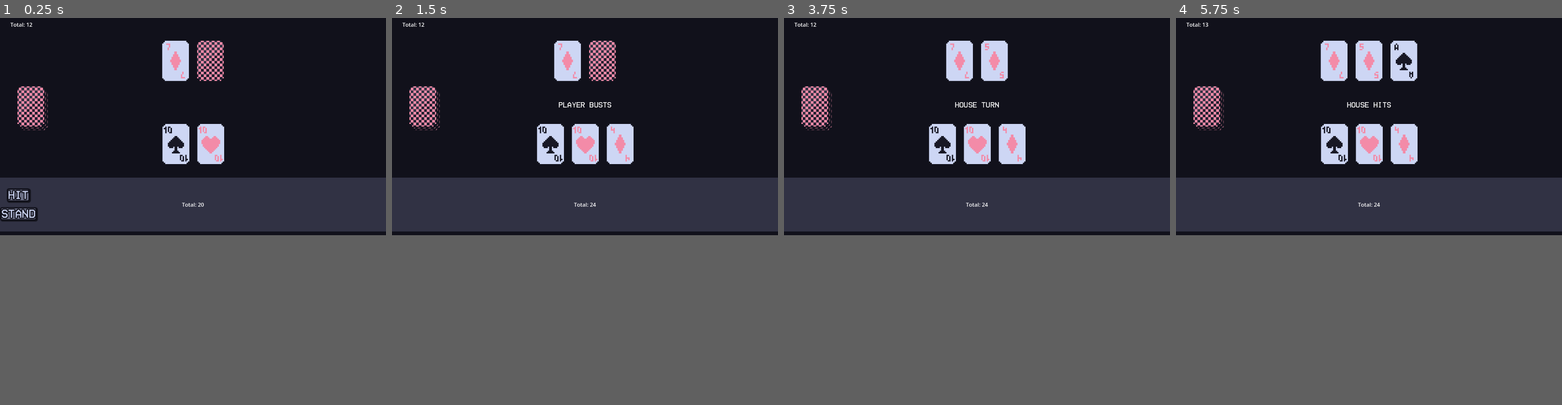
Above: before the commit, frames 1-4 (left to right).
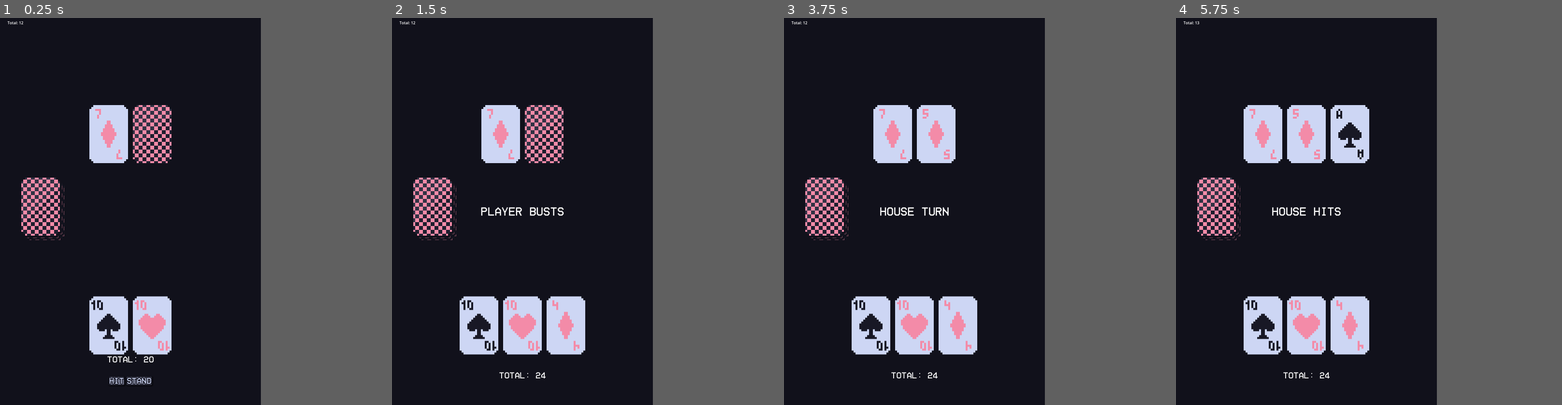
Above: after the commit, the same moments.

Repository: Virkkunen/twentyone
Game: Godot game, scene res://scenes/game.tscn
Two runs of this game, one before a commit and one after it. Both use one fixed random seed, a clock stepped at 60 frames per second and the inputs below.
Inputs (mouse positions are in pixels of both pictures, inside the frame that each line leads up to):
- Up to frame 1 (0.25 s): no input
- Up to frame 2 (1.5 s): click "HIT" at 0.5 s; tap Enter at 1.25 s; move the mouse to (669, 114) at 1.27 s; click (669, 114) at 1.42 s
- Up to frame 3 (3.75 s): tap Space at 2, 3.5 s; drag from (899, 137) to (957, 168) at 2.02 s; tap Enter at 2.75 s; move the mouse to (1015, 79) at 2.77 s; click (1015, 79) at 2.92 s; drag from (957, 168) to (861, 95) at 3.52 s
- Up to frame 4 (5.75 s): tap Enter at 4.25 s; move the mouse to (1484, 157) at 4.27 s; click (1484, 157) at 4.42 s; tap Space at 5 s; drag from (1253, 95) to (1311, 72) at 5.02 s
In our replay, the window is 799x449 before the commit and 540x800 after it. These sizes can differ from the game's own. Grey fills any space a smaller window leaves; there, only what the larger window draws over its background counts as a difference.

The runs differ from the first frame. In frame 1, 22% of the frame differs, in the area x 0-100%, y 0-95%; in frame 2, 24%; in frame 3, 24%; in frame 4, 25%, in the area x 0-100%, y 0-94%.

Commit message:
initial ui changes

Diff:
--- a/project.godot
+++ b/project.godot
@@ -22,6 +22,9 @@
 
 [display]
 
+window/size/viewport_width=1080
+window/size/viewport_height=1920
+window/handheld/orientation=1
 window/vsync/vsync_mode=0
 
 [editor]
--- a/scenes/game.tscn
+++ b/scenes/game.tscn
@@ -7,7 +7,6 @@
 [ext_resource type="Script" path="res://scripts/house.gd" id="4_ehm00"]
 [ext_resource type="Texture2D" uid="uid://bnppqr10u8qm2" path="res://assets/cards/card_back.png" id="5_mxl7a"]
 [ext_resource type="Script" path="res://scripts/hud.gd" id="5_ofnyn"]
-[ext_resource type="Texture2D" uid="uid://bqr2a07uexocc" path="res://assets/ui/bottom.png" id="6_d38uf"]
 
 [sub_resource type="StyleBoxFlat" id="StyleBoxFlat_pl2hf"]
 bg_color = Color(0.498039, 0.517647, 0.611765, 1)
@@ -71,6 +70,135 @@
 [node name="Game" type="Node2D"]
 script = ExtResource("1_cd4p2")
 
+[node name="Deck" type="Node2D" parent="."]
+script = ExtResource("2_qfe0i")
+
+[node name="CanvasLayer" type="CanvasLayer" parent="Deck"]
+
+[node name="Control" type="Control" parent="Deck/CanvasLayer"]
+layout_mode = 3
+anchors_preset = 15
+anchor_right = 1.0
+anchor_bottom = 1.0
+grow_horizontal = 2
+grow_vertical = 2
+
+[node name="CenterContainer" type="CenterContainer" parent="Deck/CanvasLayer/Control"]
+layout_mode = 1
+anchors_preset = 4
+anchor_top = 0.5
+anchor_bottom = 0.5
+offset_left = 168.0
+offset_top = -20.0
+offset_right = 208.0
+offset_bottom = 20.0
+grow_vertical = 2
+
+[node name="CanvasGroup" type="CanvasGroup" parent="Deck/CanvasLayer/Control/CenterContainer"]
+
+[node name="TextureRect3" type="TextureRect" parent="Deck/CanvasLayer/Control/CenterContainer/CanvasGroup"]
+custom_minimum_size = Vector2(176, 256)
+anchors_preset = 8
+anchor_left = 0.5
+anchor_top = 0.5
+anchor_right = 0.5
+anchor_bottom = 0.5
+offset_left = -70.0
+offset_top = -110.0
+offset_right = 106.0
+offset_bottom = 146.0
+grow_horizontal = 2
+grow_vertical = 2
+texture = ExtResource("5_mxl7a")
+expand_mode = 1
+
+[node name="TextureRect2" type="TextureRect" parent="Deck/CanvasLayer/Control/CenterContainer/CanvasGroup"]
+custom_minimum_size = Vector2(176, 256)
+anchors_preset = 8
+anchor_left = 0.5
+anchor_top = 0.5
+anchor_right = 0.5
+anchor_bottom = 0.5
+offset_left = -79.0
+offset_top = -119.0
+offset_right = 97.0
+offset_bottom = 137.0
+grow_horizontal = 2
+grow_vertical = 2
+texture = ExtResource("5_mxl7a")
+expand_mode = 1
+
+[node name="TextureRect" type="TextureRect" parent="Deck/CanvasLayer/Control/CenterContainer/CanvasGroup"]
+custom_minimum_size = Vector2(176, 256)
+anchors_preset = 8
+anchor_left = 0.5
+anchor_top = 0.5
+anchor_right = 0.5
+anchor_bottom = 0.5
+offset_left = -11.0
+offset_top = -16.0
+offset_right = 11.0
+offset_bottom = 16.0
+grow_horizontal = 2
+grow_vertical = 2
+texture = ExtResource("5_mxl7a")
+expand_mode = 1
+
+[node name="Player" type="Node2D" parent="."]
+script = ExtResource("3_d633v")
+
+[node name="CanvasLayer" type="CanvasLayer" parent="Player"]
+
+[node name="Control" type="Control" parent="Player/CanvasLayer"]
+layout_mode = 3
+anchors_preset = 15
+anchor_right = 1.0
+anchor_bottom = 1.0
+grow_horizontal = 2
+grow_vertical = 2
+size_flags_horizontal = 3
+size_flags_vertical = 6
+
+[node name="CenterContainer" type="CenterContainer" parent="Player/CanvasLayer/Control"]
+custom_minimum_size = Vector2(22, 32)
+layout_mode = 1
+anchors_preset = 14
+anchor_top = 0.5
+anchor_right = 1.0
+anchor_bottom = 0.5
+offset_top = -16.0
+offset_bottom = 959.0
+grow_horizontal = 2
+grow_vertical = 2
+
+[node name="HBoxContainer" type="HBoxContainer" parent="Player/CanvasLayer/Control/CenterContainer"]
+custom_minimum_size = Vector2(22, 32)
+layout_mode = 2
+alignment = 1
+
+[node name="House" type="Node2D" parent="."]
+script = ExtResource("4_ehm00")
+
+[node name="CanvasLayer" type="CanvasLayer" parent="House"]
+
+[node name="Control" type="Control" parent="House/CanvasLayer"]
+layout_mode = 3
+anchors_preset = 15
+anchor_right = 1.0
+anchor_bottom = 1.0
+grow_horizontal = 2
+grow_vertical = 2
+
+[node name="CenterContainer" type="CenterContainer" parent="House/CanvasLayer/Control"]
+layout_mode = 2
+offset_right = 1080.0
+offset_bottom = 960.0
+grow_horizontal = 2
+
+[node name="HBoxContainer" type="HBoxContainer" parent="House/CanvasLayer/Control/CenterContainer"]
+layout_mode = 2
+alignment = 1
+
 [node name="HUD" type="CanvasGroup" parent="."]
 script = ExtResource("5_ofnyn")
 
@@ -84,21 +212,6 @@
 grow_horizontal = 2
 grow_vertical = 2
 
-[node name="NinePatchRect" type="NinePatchRect" parent="HUD/CanvasLayer/Control"]
-layout_mode = 1
-anchors_preset = 7
-anchor_left = 0.5
-anchor_top = 1.0
-anchor_right = 0.5
-anchor_bottom = 1.0
-offset_left = -576.0
-offset_top = -183.0
-offset_right = 576.0
-grow_horizontal = 2
-grow_vertical = 0
-texture = ExtResource("6_d38uf")
-region_rect = Rect2(4.42827, 0, 22.7515, 32)
-
 [node name="MarginContainer" type="MarginContainer" parent="HUD/CanvasLayer/Control"]
 layout_mode = 1
 anchors_preset = 8
@@ -107,13 +220,14 @@
 anchor_right = 0.5
 anchor_bottom = 0.5
 offset_left = -20.0
-offset_top = -84.0
+offset_top = -20.0
 offset_right = 20.0
-offset_bottom = -44.0
+offset_bottom = 20.0
 grow_horizontal = 2
 grow_vertical = 2
 
 [node name="InfoLabel" type="Label" parent="HUD/CanvasLayer/Control/MarginContainer"]
+z_index = 10
 layout_mode = 2
 theme_override_colors/font_shadow_color = Color(0, 0, 0, 0.313726)
 theme_override_colors/font_outline_color = Color(0.0666667, 0.0666667, 0.105882, 1)
@@ -122,7 +236,7 @@
 theme_override_constants/outline_size = 6
 theme_override_constants/shadow_outline_size = 2
 theme_override_fonts/font = ExtResource("4_1romf")
-theme_override_font_sizes/font_size = 22
+theme_override_font_sizes/font_size = 48
 
 [node name="HouseCanvas" type="CanvasLayer" parent="HUD"]
 
@@ -168,159 +282,47 @@
 
 [node name="PlayerHUD" type="MarginContainer" parent="HUD/PlayerCanvas/Control"]
 layout_mode = 1
-anchors_preset = 7
-anchor_left = 0.5
+anchors_preset = 12
 anchor_top = 1.0
-anchor_right = 0.5
-anchor_bottom = 1.0
-offset_left = -576.0
-offset_top = -171.0
-offset_right = 576.0
-offset_bottom = -12.0
+anchor_right = 1.0
+anchor_bottom = 1.0
+offset_top = -96.0
 grow_horizontal = 2
 grow_vertical = 0
-
-[node name="Total" type="Label" parent="HUD/PlayerCanvas/Control/PlayerHUD"]
-layout_mode = 2
+theme_override_constants/margin_left = 50
+theme_override_constants/margin_top = 50
+theme_override_constants/margin_right = 50
+theme_override_constants/margin_bottom = 80
+
+[node name="VBoxContainer" type="VBoxContainer" parent="HUD/PlayerCanvas/Control/PlayerHUD"]
+layout_mode = 2
+theme_override_constants/separation = 26
+alignment = 1
+
+[node name="Total" type="Label" parent="HUD/PlayerCanvas/Control/PlayerHUD/VBoxContainer"]
+layout_mode = 2
+theme_override_fonts/font = ExtResource("4_1romf")
+theme_override_font_sizes/font_size = 36
 text = "Total: 21"
 horizontal_alignment = 1
 vertical_alignment = 1
 metadata/_edit_use_anchors_ = true
 
-[node name="Buttons" type="FlowContainer" parent="HUD/PlayerCanvas/Control/PlayerHUD"]
+[node name="ButtonsConditional" type="HBoxContainer" parent="HUD/PlayerCanvas/Control/PlayerHUD/VBoxContainer"]
+layout_mode = 2
+
+[node name="Buttons" type="HBoxContainer" parent="HUD/PlayerCanvas/Control/PlayerHUD/VBoxContainer"]
 z_index = 6
 layout_mode = 2
-size_flags_horizontal = 0
-size_flags_vertical = 4
-theme_override_constants/h_separation = 32
-theme_override_constants/v_separation = 16
+size_flags_vertical = 3
 alignment = 1
-last_wrap_alignment = 2
-
-[node name="ButtonHit" type="Button" parent="HUD/PlayerCanvas/Control/PlayerHUD/Buttons"]
+
+[node name="ButtonHit" type="Button" parent="HUD/PlayerCanvas/Control/PlayerHUD/VBoxContainer/Buttons"]
 layout_mode = 2
 theme = SubResource("Theme_uaoyn")
 text = "HIT"
 
-[node name="ButtonStand" type="Button" parent="HUD/PlayerCanvas/Control/PlayerHUD/Buttons"]
+[node name="ButtonStand" type="Button" parent="HUD/PlayerCanvas/Control/PlayerHUD/VBoxContainer/Buttons"]
 layout_mode = 2
 theme = SubResource("Theme_uaoyn")
 text = "Stand"
-
-[node name="Deck" type="Node2D" parent="."]
-script = ExtResource("2_qfe0i")
-
-[node name="CanvasLayer" type="CanvasLayer" parent="Deck"]
-
-[node name="Control" type="Control" parent="Deck/CanvasLayer"]
-layout_mode = 3
-anchors_preset = 15
-anchor_right = 1.0
-anchor_bottom = 1.0
-grow_horizontal = 2
-grow_vertical = 2
-
-[node name="TextureRect3" type="TextureRect" parent="Deck/CanvasLayer/Control"]
-layout_mode = 2
-offset_left = 58.0
-offset_top = 210.0
-offset_right = 80.0
-offset_bottom = 242.0
-scale = Vector2(4, 4)
-texture = ExtResource("5_mxl7a")
-
-[node name="TextureRect2" type="TextureRect" parent="Deck/CanvasLayer/Control"]
-layout_mode = 2
-offset_left = 53.0
-offset_top = 205.0
-offset_right = 75.0
-offset_bottom = 237.0
-scale = Vector2(4, 4)
-texture = ExtResource("5_mxl7a")
-
-[node name="TextureRect" type="TextureRect" parent="Deck/CanvasLayer/Control"]
-layout_mode = 2
-offset_left = 48.0
-offset_top = 200.0
-offset_right = 70.0
-offset_bottom = 232.0
-scale = Vector2(4, 4)
-texture = ExtResource("5_mxl7a")
-
-[node name="Player" type="Node2D" parent="."]
-script = ExtResource("3_d633v")
-
-[node name="CanvasLayer" type="CanvasLayer" parent="Player"]
-
-[node name="Control" type="Control" parent="Player/CanvasLayer"]
-layout_mode = 3
-anchors_preset = 7
-anchor_left = 0.5
-anchor_top = 1.0
-anchor_right = 0.5
-anchor_bottom = 1.0
-offset_left = 1.0
-offset_top = -92.0
-offset_right = 1.0
-offset_bottom = -92.0
-grow_horizontal = 2
-grow_vertical = 0
-size_flags_horizontal = 3
-size_flags_vertical = 6
-
-[node name="CenterContainer" type="CenterContainer" parent="Player/CanvasLayer/Control"]
-custom_minimum_size = Vector2(22, 32)
-layout_mode = 1
-anchors_preset = 8
-anchor_left = 0.5
-anchor_top = 0.5
-anchor_right = 0.5
-anchor_bottom = 0.5
-offset_left = -276.0
-offset_top = -244.0
-offset_right = -138.0
-offset_bottom = -212.0
-grow_horizontal = 2
-grow_vertical = 2
-scale = Vector2(4, 4)
-
-[node name="HBoxContainer" type="HBoxContainer" parent="Player/CanvasLayer/Control/CenterContainer"]
-custom_minimum_size = Vector2(22, 32)
-layout_mode = 2
-alignment = 1
-
-[node name="House" type="Node2D" parent="."]
-script = ExtResource("4_ehm00")
-
-[node name="CanvasLayer" type="CanvasLayer" parent="House"]
-
-[node name="Control" type="Control" parent="House/CanvasLayer"]
-layout_mode = 3
-anchors_preset = 8
-anchor_left = 0.5
-anchor_top = 0.5
-anchor_right = 0.5
-anchor_bottom = 0.5
-grow_horizontal = 2
-grow_vertical = 2
-size_flags_horizontal = 3
-
-[node name="CenterContainer" type="CenterContainer" parent="House/CanvasLayer/Control"]
-custom_minimum_size = Vector2(22, 32)
-layout_mode = 1
-anchors_preset = 8
-anchor_left = 0.5
-anchor_top = 0.5
-anchor_right = 0.5
-anchor_bottom = 0.5
-offset_left = -276.0
-offset_top = -260.0
-offset_right = -138.0
-offset_bottom = -228.0
-grow_horizontal = 2
-grow_vertical = 2
-scale = Vector2(4, 4)
-
-[node name="HBoxContainer" type="HBoxContainer" parent="House/CanvasLayer/Control/CenterContainer"]
-layout_mode = 2
-alignment = 1
--- a/scripts/game.gd
+++ b/scripts/game.gd
@@ -6,9 +6,9 @@
 @onready var Player = $Player
 @onready var House = $House
 @onready var InfoLabel = $HUD/CanvasLayer/Control/MarginContainer/InfoLabel
-@onready var Buttons = $HUD/PlayerCanvas/Control/PlayerHUD/Buttons
-@onready var ButtonHit = $HUD/PlayerCanvas/Control/PlayerHUD/Buttons/ButtonHit
-@onready var ButtonStand = $HUD/PlayerCanvas/Control/PlayerHUD/Buttons/ButtonStand
+@onready var Buttons = $HUD/PlayerCanvas/Control/PlayerHUD/VBoxContainer/Buttons
+@onready var ButtonHit = Buttons.get_node("ButtonHit")
+@onready var ButtonStand = Buttons.get_node("ButtonStand")
 
 func _ready() -> void:
 	# set up the game
--- a/scripts/house.gd
+++ b/scripts/house.gd
@@ -36,6 +36,8 @@
 	var texture_path = "res://assets/cards/" + str(card.CardRank.keys()[card.card_rank].to_lower()) + "_" + str(card.CardSuit.keys()[card.card_suit].to_lower()) + ".png"
 	var texture = load(texture_path)
 	new_card.texture = texture
+	new_card.expand_mode = TextureRect.EXPAND_IGNORE_SIZE
+	new_card.custom_minimum_size = Vector2(176, 256)
 
 	Box.add_child(new_card)
 
@@ -44,6 +46,8 @@
 	var card_back = TextureRect.new()
 	var texture_back = load("res://assets/cards/card_back.png")
 	card_back.texture = texture_back
+	card_back.expand_mode = TextureRect.EXPAND_IGNORE_SIZE
+	card_back.custom_minimum_size = Vector2(176, 256)
 	card_back.name = "cardback"
 	card.add_child(card_back)
 
--- a/scripts/hud.gd
+++ b/scripts/hud.gd
@@ -1,15 +1,15 @@
 extends CanvasGroup
 
 @onready var HouseHUD = $HouseCanvas/Control/HouseHUD
-@onready var PlayerHUD = $PlayerCanvas/Control/PlayerHUD
-@onready var ButtonHit = $PlayerCanvas/Control/PlayerHUD/Buttons/ButtonHit
+@onready var PlayerHUD = $PlayerCanvas/Control/PlayerHUD/VBoxContainer
+@onready var ButtonHit = $PlayerCanvas/Control/PlayerHUD/VBoxContainer/Buttons/ButtonHit
 
 func _ready() -> void:
-  Global.connect("player_total_changed", _on_player_total_changed)
-  Global.connect("house_total_changed", _on_house_total_changed)
+	Global.connect("player_total_changed", _on_player_total_changed)
+	Global.connect("house_total_changed", _on_house_total_changed)
 
 func _on_player_total_changed() -> void:
-  PlayerHUD.get_node("Total").text = "Total: " + str(Global.player_total)
+	PlayerHUD.get_node("Total").text = "Total: " + str(Global.player_total)
 
 func _on_house_total_changed() -> void:
-  HouseHUD.get_node("Total").text = "Total: " + str(Global.house_total)
+	HouseHUD.get_node("Total").text = "Total: " + str(Global.house_total)
--- a/scripts/player.gd
+++ b/scripts/player.gd
@@ -34,5 +34,7 @@
 	var texture_path = "res://assets/cards/" + str(card.CardRank.keys()[card.card_rank].to_lower()) + "_" + str(card.CardSuit.keys()[card.card_suit].to_lower()) + ".png"
 	var texture = load(texture_path)
 	new_card.texture = texture
+	new_card.expand_mode = TextureRect.EXPAND_IGNORE_SIZE
+	new_card.custom_minimum_size = Vector2(176, 256)
 
 	Box.add_child(new_card)
Not shown: 1 places in scenes/game.tscn that only renumber resources
